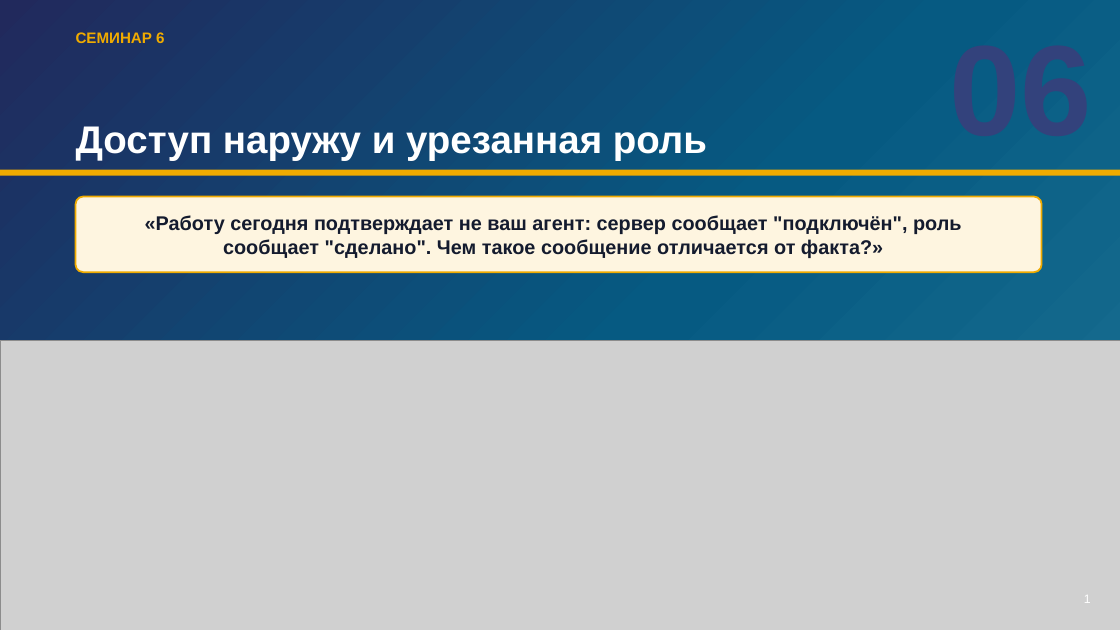
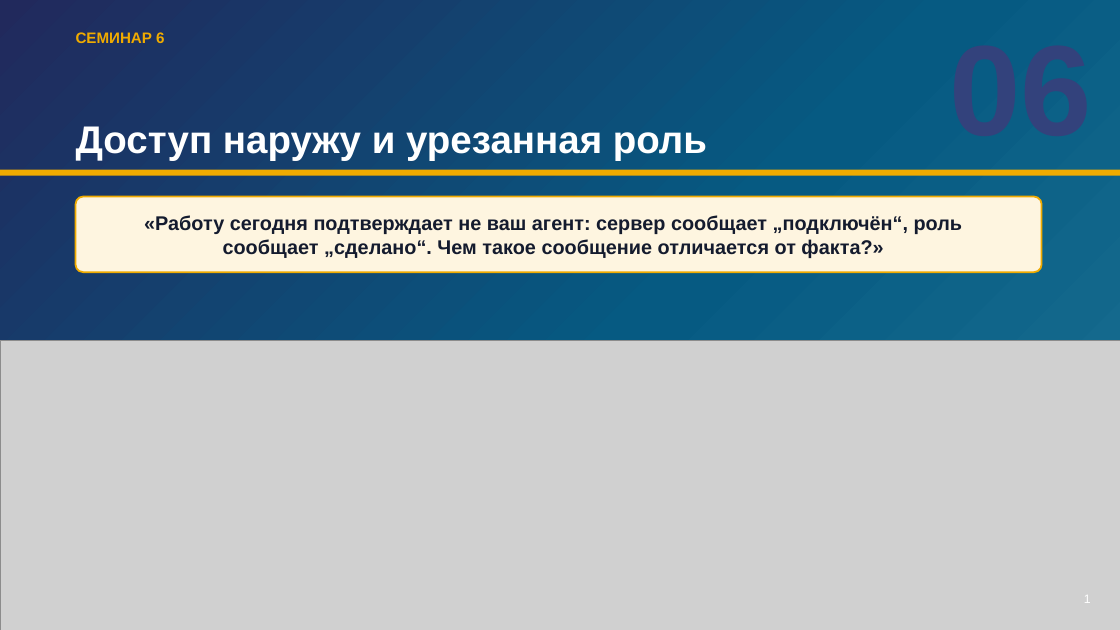
Before and after one commit to tellina-study/AI-usage-lessons, a slide deck: slide 1 of library/seminars/sem-06/rendered/sem-06.pptx. Drawn at 1120x630 pixels with LibreOffice and Linux fonts; fonts in the diff are those of the drawing; grey boxes stand for pictures. Boxes give left, top, right and bottom in pixels: in the first picture for what was removed or moved away, otherwise in the second. Text is boxed around its words. In the diff, an @@ line names an element or a change of style, - is before the commit and + after.

```diff
--- a/library/seminars/sem-06/rendered/sem-06.pptx
+++ b/library/seminars/sem-06/rendered/sem-06.pptx
@@ text at box(144, 215, 963, 258): text changed @@
-«Работу сегодня подтверждает не ваш агент: сервер сообщает "подключён", роль сообщает "сделано". Чем такое сообщение отличается от факта?»
+«Работу сегодня подтверждает не ваш агент: сервер сообщает „подключён“, роль сообщает „сделано“. Чем такое сообщение отличается от факта?»
```
Also in this commit, not shown: 17 other slides changed, 19 other files.
